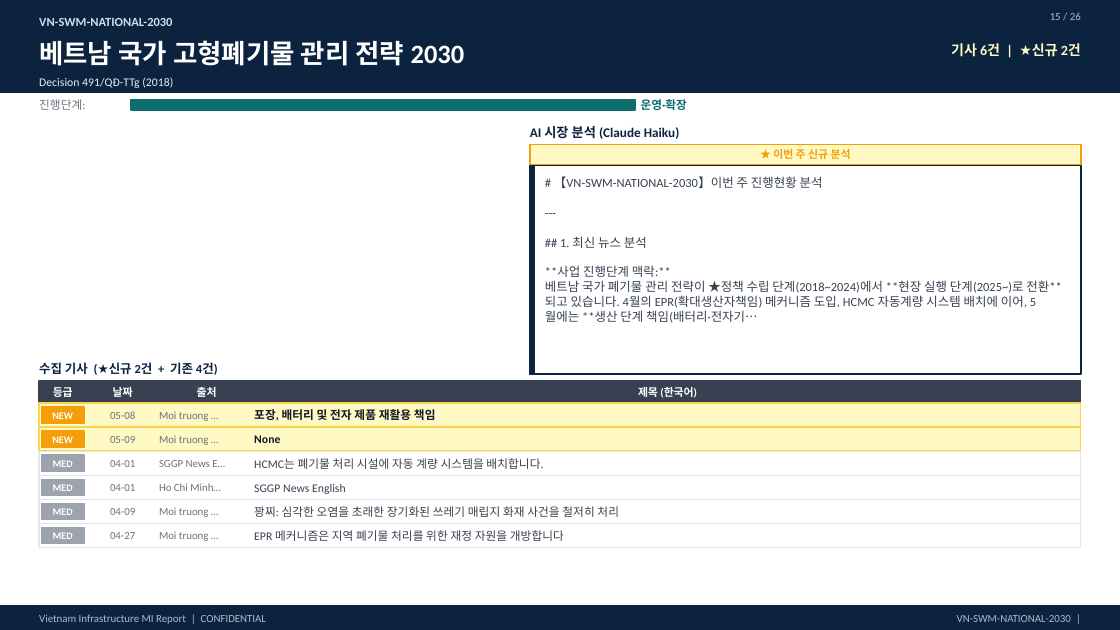
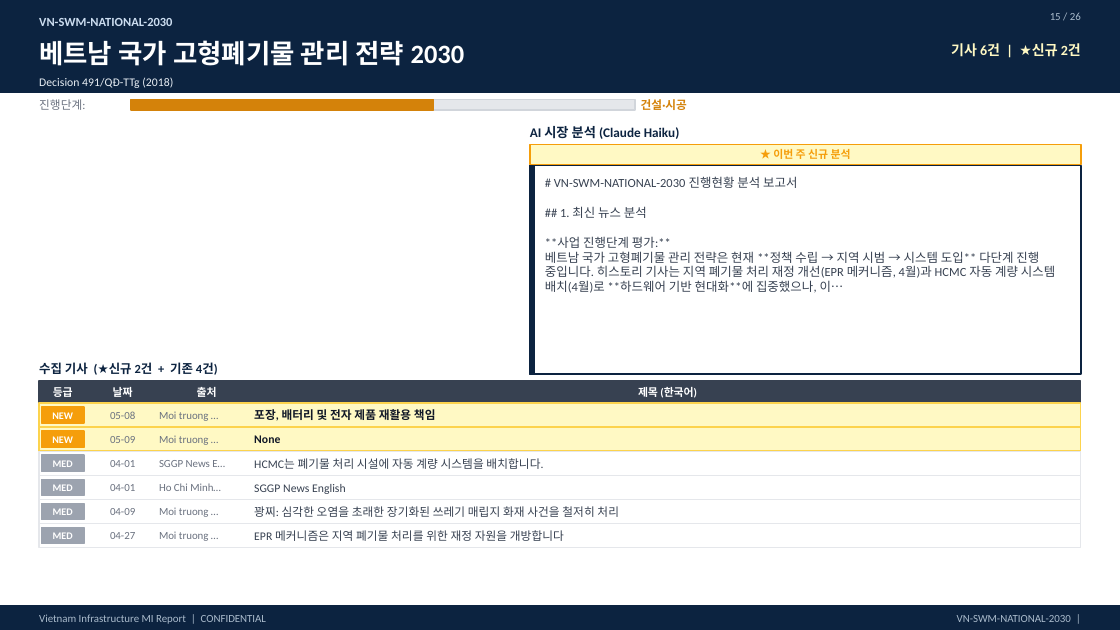
Before and after one commit to hms4792/vietnam-infra-news, a slide deck: slide 15 of docs/reports/VN_Infra_MI_Weekly_Report_20260509.pptx. Drawn at 1120x630 pixels with LibreOffice and Linux fonts; fonts in the diff are those of the drawing. Boxes give left, top, right and bottom in pixels: in the first picture for what was removed or moved away, otherwise in the second. Text is boxed around its words. In the diff, an @@ line names an element or a change of style, - is before the commit and + after.

```diff
--- a/docs/reports/VN_Infra_MI_Weekly_Report_20260509.pptx
+++ b/docs/reports/VN_Infra_MI_Weekly_Report_20260509.pptx
@@ rectangle: place and size @@
-rectangle at (131, 100, 635, 110)
+rectangle at (131, 100, 433, 110)
@@ rectangle at (131, 100, 433, 110): fill #0D6E6E to #D4820A; outline #0D6E6E 1 pt to #D4820A 1 pt @@
@@ rectangle added at (131, 100, 635, 110), fill #E5E7EB, outline #D1D5DB 1 pt @@
@@ text at (641, 99, 687, 110): text changed; text colour #0D6E6E to #D4820A @@
-운영·확장
+건설·시공
@@ text at (554, 176, 797, 188): text changed @@
-# 【VN-SWM-NATIONAL-2030】이번 주 진행현황 분석
----
+# VN-SWM-NATIONAL-2030 진행현황 분석 보고서
@@ text at (545, 236, 1056, 293): text changed @@
-**사업 진행단계 맥락:**
-베트남 국가 폐기물 관리 전략이 ★정책 수립 단계(2018~2024)에서 **현장 실행 단계(2025~)로 전환**되고 있습니다. 4월의 EPR(확대생산자책임) 메커니즘 도입, HCMC 자동계량 시스템 배치에 이어, 5월에는 **생산 단계 책임(배터리·전자기…
+**사업 진행단계 평가:**
+베트남 국가 고형폐기물 관리 전략은 현재 **정책 수립 → 지역 시범 → 시스템 도입** 다단계 진행 중입니다. 히스토리 기사는 지역 폐기물 처리 재정 개선(EPR 메커니즘, 4월)과 HCMC 자동 계량 시스템 배치(4월)로 **하드웨어 기반 현대화**에 집중했으나, 이…
```
Also in this commit, not shown: 18 other slides changed, 6 other files.
